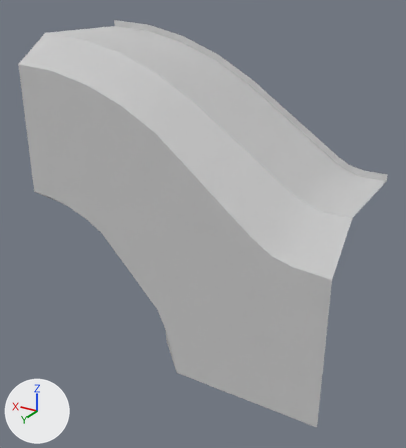
An edit to the FBX model Game/Assets/Art/FBX/LargeOpeningJoin.FBX, drawn before and after from the same camera.
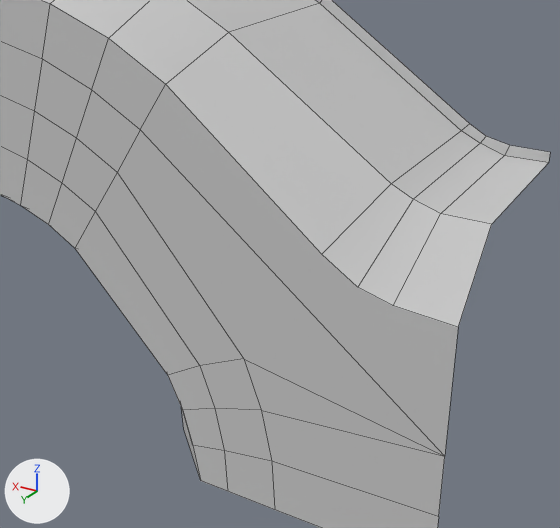
Each version appears first whole from a camera (50 mm lens) standing at (24.75, 5.4, 20.61) and looking at (28.92, -1.55, 17.14), and next in a close-up on the part from 14% to 97% of the width and 18% to 90% of the height. Arrows for +X, +Y and +Z are at lower left; the lights stay in place. The close-ups show mesh edges as thin lines. Where no turn or scale is listed for an object, it has been applied to the vertices.

Names of what the first close-up shows: 'LargeOpeningJoin'.
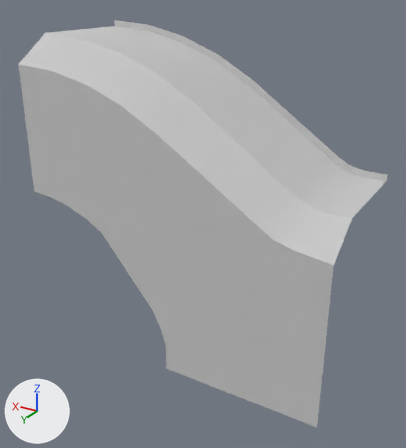
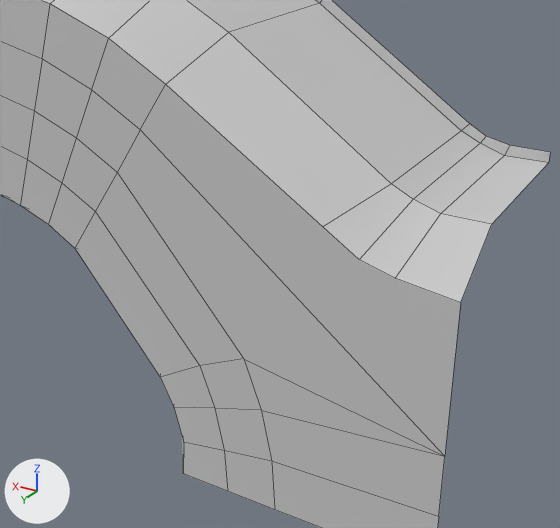
Pixel boxes [x1, y1, x2, y2] of what changed, in the close-ups (560 x 528 px; the box of a moved part takes in the faces that stretch with it):
part 1 of me_mesh, moved or reshaped: [75, 212, 227, 491] in both
part 2 of me_mesh, moved or reshaped: [141, 32, 492, 456] in both

The change, as a list of edits to the scene's bpy script:
```text
Change me_mesh:
    where me_mesh.from_pydata(...)  # 98 vertices, 77 faces; spans x 0.0..5.0, y -2.82..-0.55, z 0.0..5.0
    used by ob_largeopeningjoin; location = (26.5, 0.0, 15.0)
    before: 86 (0.51, -0.55, 2.34) at pixel (393, 305), 92 (0.81, -0.55, 2.42) at pixel (357, 287), 94 (1.12, -0.55, 2.62) at pixel (321, 254)
    me_mesh part 1
    me_mesh.vertices[22].co: (2.64, -0.55, 1.05) -> (2.72, -0.55, 1.0)  # pixel (167, 375) -> pixel (160, 377)
    me_mesh.vertices[25].co: (2.48, -0.55, 0.72) -> (2.58, -0.55, 0.72)  # pixel (182, 410) -> pixel (173, 407)
    me_mesh.vertices[29].co: (2.38, -0.55, 0.37) -> (2.48, -0.55, 0.37)  # pixel (192, 445) -> pixel (183, 442)
    me_mesh.vertices[33].co: (2.3, -0.55, 0.0) -> (2.5, -0.55, 0.0)  # pixel (200, 480) -> pixel (183, 473)
    me_mesh part 2
    add for i in [86, 92, 94]: me_mesh.vertices[i].co += Vector((0.0, 0.0, 0.23))
    me_mesh.vertices[39].co: (0.0, -0.55, 2.3) -> (0.0, -0.55, 2.5)  # pixel (458, 327) -> pixel (460, 302)
```
